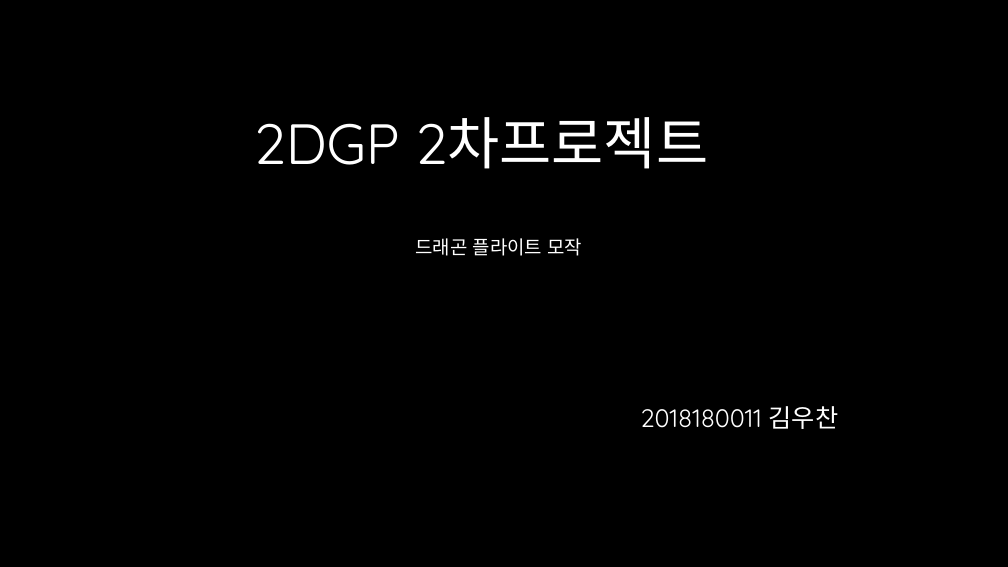
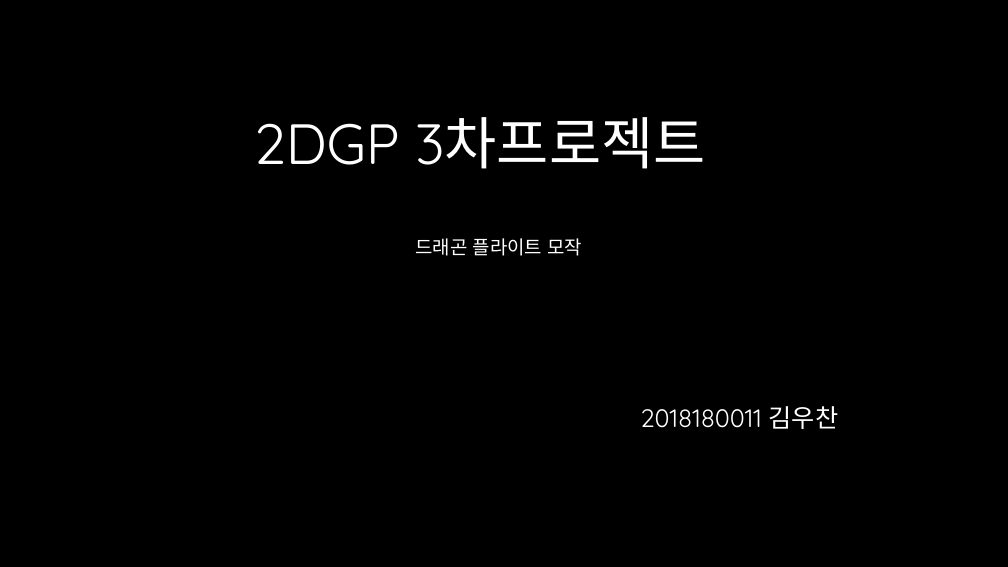
Before and after one commit to 2018180011woochan/2018180011---2DGP-GameProject, a slide deck: slide 1 of 2dgp.pptx. Drawn at 1008x567 pixels with LibreOffice and Linux fonts; fonts in the diff are those of the drawing. Boxes give left, top, right and bottom in pixels: in the first picture for what was removed or moved away, otherwise in the second. Text is boxed around its words. In the diff, an @@ line names an element or a change of style, - is before the commit and + after.

```diff
--- a/2dgp.pptx
+++ b/2dgp.pptx
@@ title at [254, 117, 705, 169]: text changed @@
-2DGP 2차프로젝트
+2DGP 3차프로젝트
```
Also in this commit, not shown: 1 other slide changed.
